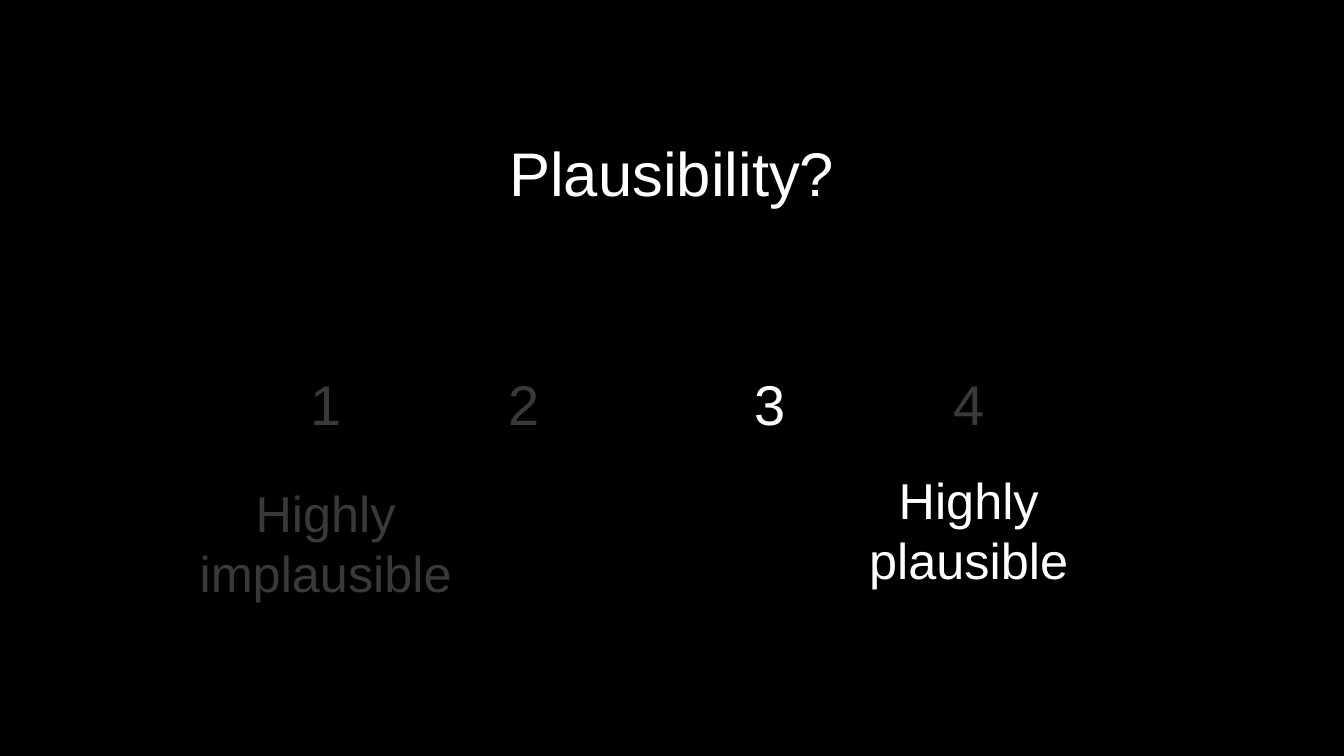
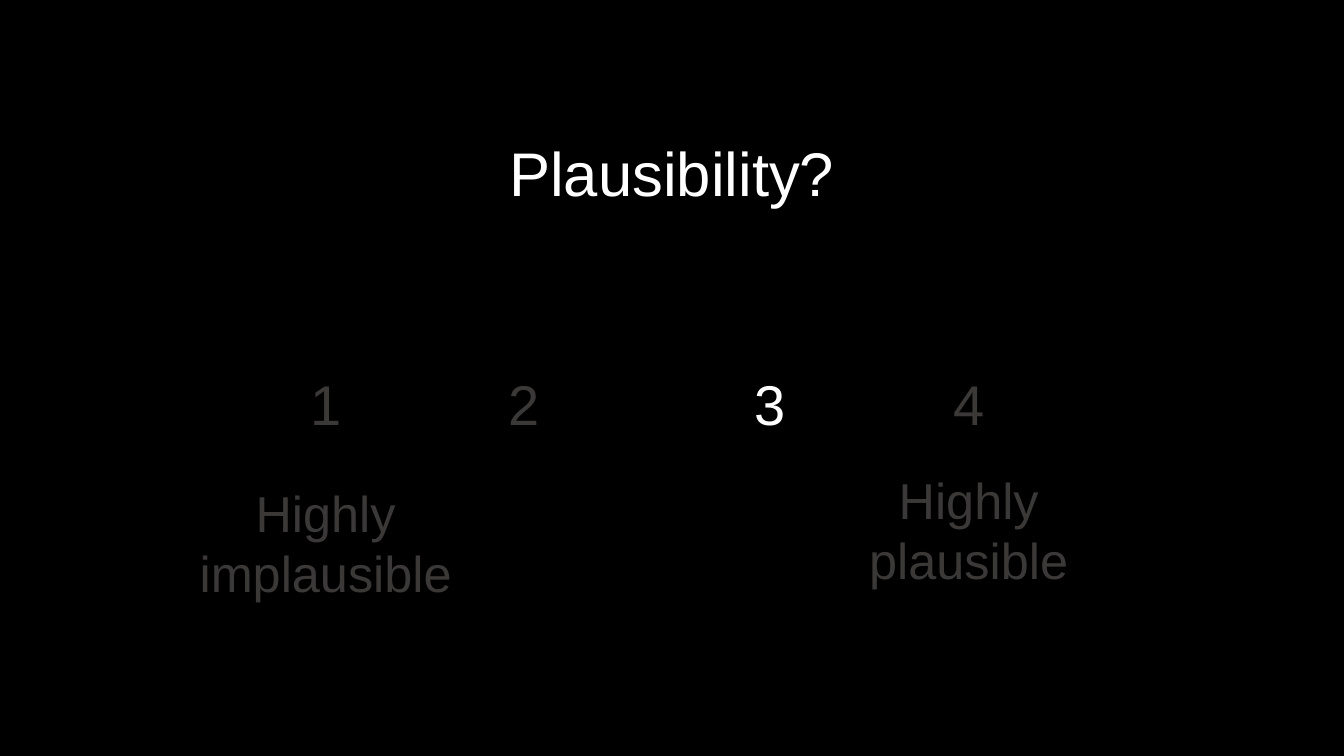
Before and after one commit to IMC-Lab/conCFT, a slide deck: slide 4 of task/Ratings/rating_screens.pptx. Drawn at 1344x756 pixels with LibreOffice and Linux fonts; fonts in the diff are those of the drawing. Boxes give left, top, right and bottom in pixels: in the first picture for what was removed or moved away, otherwise in the second. Text is boxed around its words. In the diff, an @@ line names an element or a change of style, - is before the commit and + after.

```diff
--- a/task/Ratings/rating_screens.pptx
+++ b/task/Ratings/rating_screens.pptx
@@ text "Highly plausible" at (x1=869, y1=483, x2=1068, y2=589): text colour #FFFFFF to #3B3838 @@
```
Also in this commit, not shown: 5 other slides changed, 12 other files.
